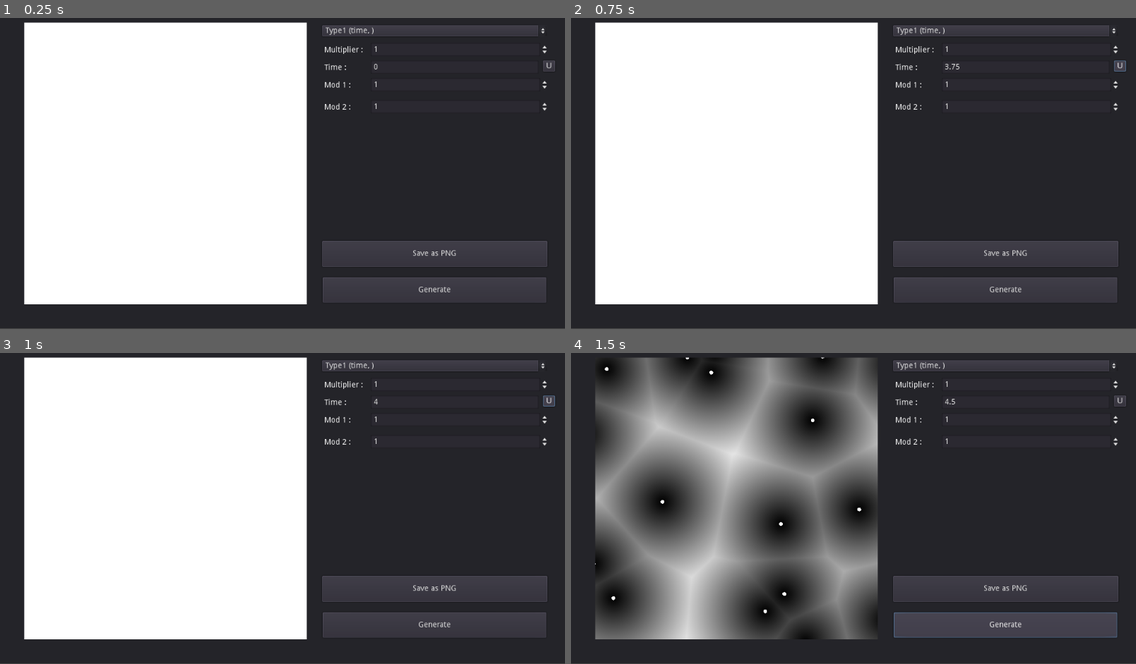
Above: before the commit, frames 1-4 (two rows, left to right).
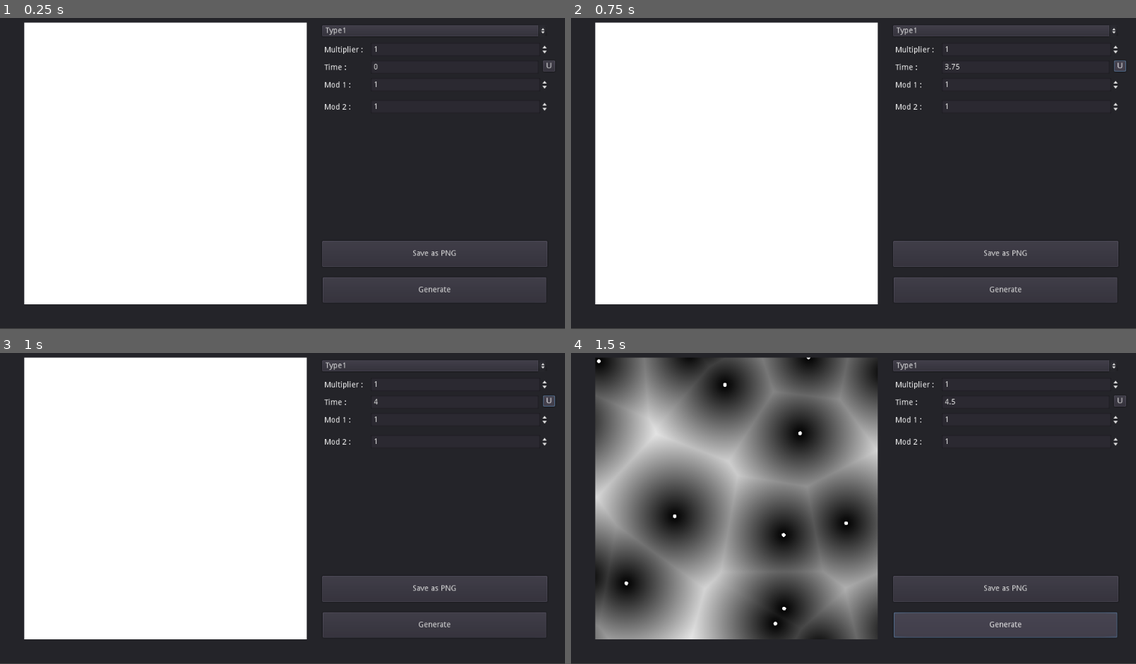
Above: after the commit, the same moments.

Repository: bitsydoge/godot-shader-to-image
Game: Godot game, scene res://Test.tscn
The game is run twice, just before and just after one commit, with the same random seed, the same clock (stepped at 60 frames per second) and the same inputs.
Inputs:
- Up to frame 1 (0.25 s): no input
- Up to frame 2 (0.75 s): click "U" at 0.5 s
- Up to frame 3 (1 s): no input
- Up to frame 4 (1.5 s): click "Generate" at 1.25 s

The runs differ from the first frame. In frame 1, less than 0.1% of the frame differs, in the area x 61-67%, y 2-6%; in frame 2, less than 0.1%; in frame 3, less than 0.1%; in frame 4, 25%, in the area x 4-67%, y 1-93%.

Commit message:
args are passed in .generate_image()

Diff:
--- a/ShaderToImage/ShaderToImage.gd
+++ b/ShaderToImage/ShaderToImage.gd
@@ -3,11 +3,7 @@
 signal generated
 
 export (Vector2) var resolution = Vector2(512,512)
-
 export (float) var multiplier = 1.0
-export (float) var time = 0
-export (float) var mod1 = 1.0
-export (float) var mod2 = 0.0
 
 export(int) var type = 0
 var ___type_list = []
@@ -35,15 +31,14 @@
 		printerr("No image generated, use generate_image() and wait for \"generated\" signal")
 		return null
 
-func add_custom_type(name : String, material : Material, args = []) -> int:
+func add_custom_type(name : String, material : Material) -> int:
 	___type_list.push_back({
 		"name" : name,
 		"material" : material,
-		"args" : args
 	})
 	return ___type_list.size()-1
 
-func generate_image():
+func generate_image(args : Dictionary = {}):
 	# Resize generating nodes
 	___viewport.size = resolution
 	___viewport.render_target_update_mode = Viewport.UPDATE_ALWAYS
@@ -55,9 +50,9 @@
 	#TODO use args array
 	# Set shaders param
 	___shader_container.get_material().set_shader_param("resolution", resolution*multiplier)
-	___shader_container.get_material().set_shader_param("mod1", mod1)
-	___shader_container.get_material().set_shader_param("mod2", mod2)
-	___shader_container.get_material().set_shader_param("time", time)
+
+	for arg in args:
+		___shader_container.get_material().set_shader_param(arg, args[arg])
 
 	## Actually Generate Image
 	___drawer.show()
--- a/Test.gd
+++ b/Test.gd
@@ -63,16 +63,12 @@
 func build_noise_type():
 	for _type in generator.get_type_list():
 		var name = _type.name
-		name += " ("
-		for arg in _type.args:
-			name+=arg+", "
-		name += ")"
 		type.add_item(name)
 	pass
 
 func _ready():
 	for ex in example_type:
-		generator.add_custom_type(ex.name, ex.material, ex.args)
+		generator.add_custom_type(ex.name, ex.material)
 	build_noise_type();
 
 func _process(_delta):
@@ -82,12 +78,8 @@
 
 func _on_Button_pressed():
 	generator.multiplier = multiplier.value
-	generator.type = type.get_selected_id()
-	generator.time = int(time.text)
-	generator.mod1 = mod1.value
-	generator.mod2 = mod2.value
-
-	generator.generate_image()
+	generator.set_type(type.get_selected_id())
+	generator.generate_image({"time": time.text, "mod1" : mod1.value, "mod2" : mod2.value})
 	yield(generator, "generated")
 	getted_image = generator.get_image()
 
@@ -95,19 +87,12 @@
 	text.create_from_image(getted_image)
 	result.texture = text
 
-
 func _on_EnableTime_pressed():
 	enable_time=!enable_time
-	pass # Replace with function body.
-
-
 
 func _on_Save_as_pressed():
 	$Panel/FileDialog.popup()
-	pass # Replace with function body.
-
 
 func _on_FileDialog_file_selected(path):
 	if getted_image:
 		getted_image.save_png(path)
-	pass # Replace with function body.
